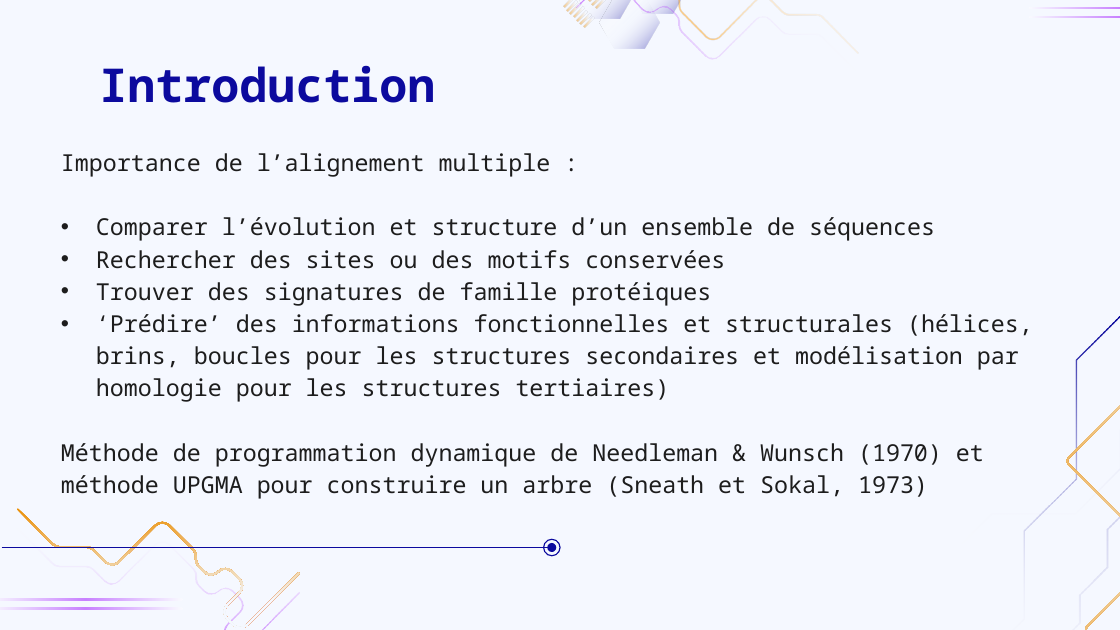
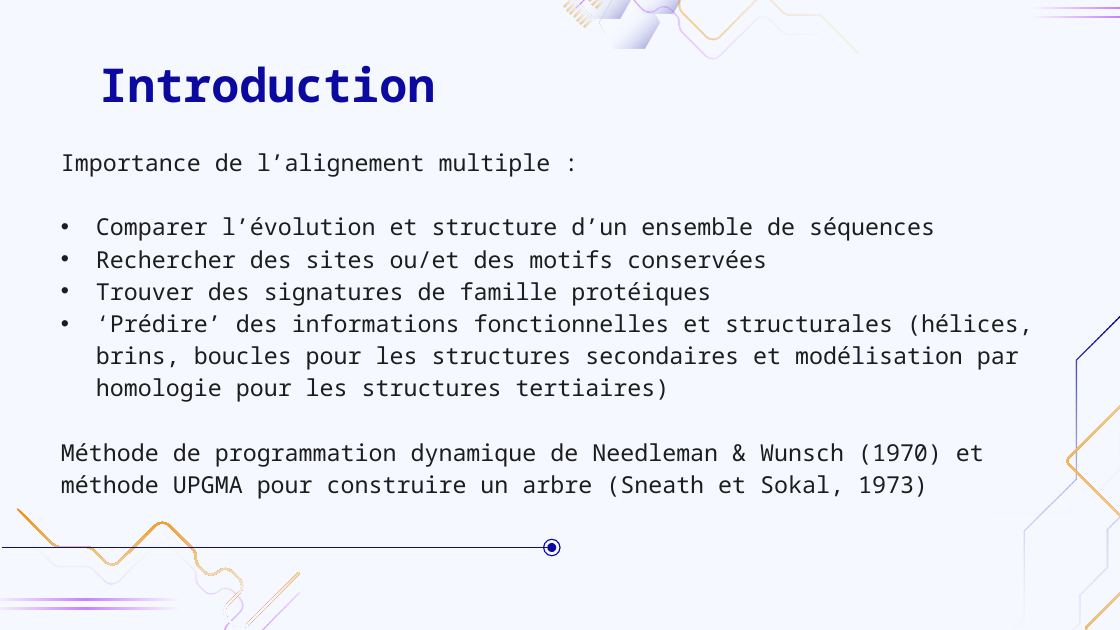
Before and after one commit to InLe074/LEBIB_Ines_Projet_Clustal_M2BI, a slide deck: slide 3 of Presentation_Projet_Clustal.pptx. Drawn at 1120x630 pixels with LibreOffice and Linux fonts; fonts in the diff are those of the drawing; background and template pictures are left out. Boxes give left, top, right and bottom in pixels: in the first picture for what was removed or moved away, otherwise in the second. Text is boxed around its words. In the diff, an @@ line names an element or a change of style, - is before the commit and + after.

```diff
--- a/Presentation_Projet_Clustal.pptx
+++ b/Presentation_Projet_Clustal.pptx
@@ subtitle at (96,250,767,269): text changed @@
-• Rechercher des sites ou des motifs conservées
+• Rechercher des sites ou/et des motifs conservées
```
Also in this commit, not shown: 9 other slides changed.
